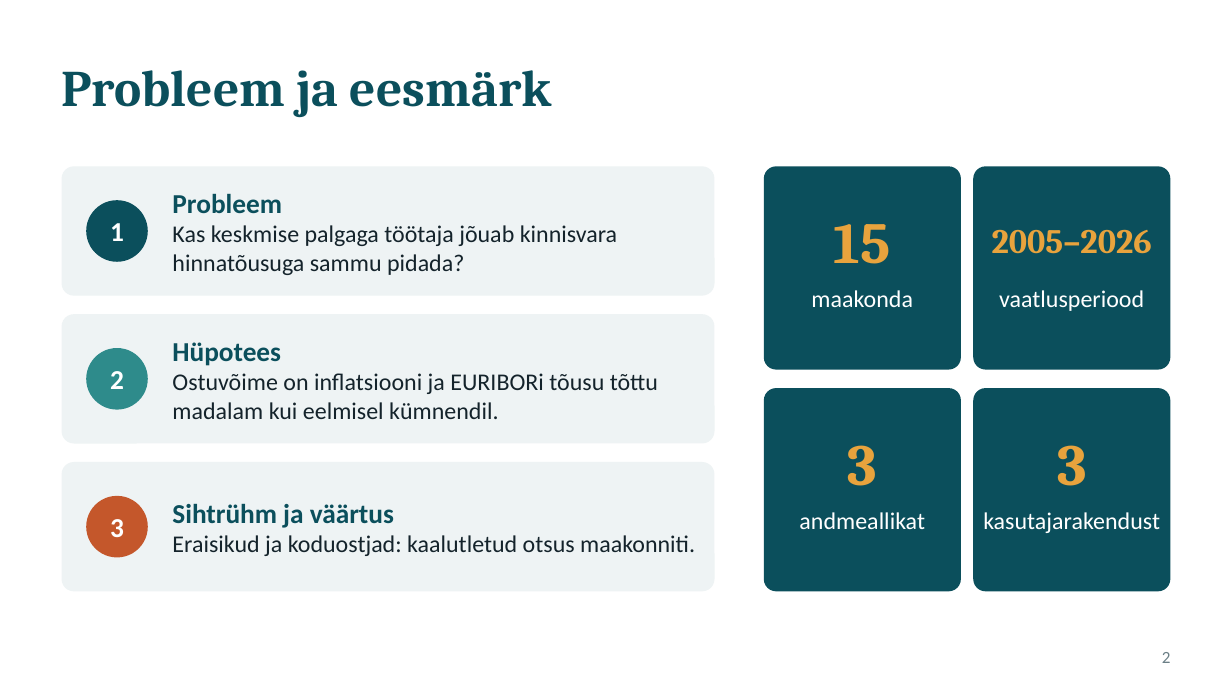
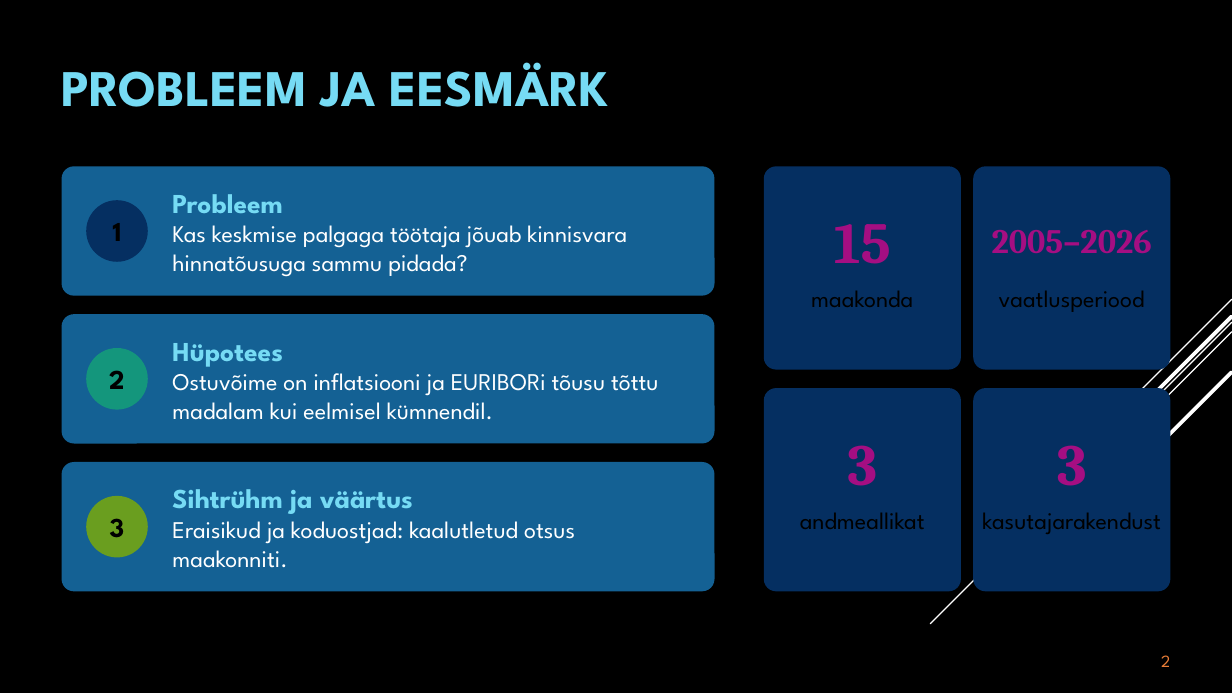
Before and after one commit to kaidisoiela/Grupitoo_kinnisvara, a slide deck: slide 2 of Eesti_kinnisvaraturu_ja_ostujõu_analüüs_esitlus.pptx. Drawn at 1232x693 pixels with LibreOffice and Linux fonts; fonts in the diff are those of the drawing. Boxes give left, top, right and bottom in pixels: in the first picture for what was removed or moved away, otherwise in the second. Text is boxed around its words. In the diff, an @@ line names an element or a change of style, - is before the commit and + after.

```diff
--- a/Eesti_kinnisvaraturu_ja_ostujõu_analüüs_esitlus.pptx
+++ b/Eesti_kinnisvaraturu_ja_ostujõu_analüüs_esitlus.pptx
@@ background #FFFFFF to #000000 @@
@@ title at [62,62,610,107]: text changed; font Cambria to League Spartan; text colour #0B4F5C to #76DBF4 @@
-Probleem ja eesmärk
+PROBLEEM JA EESMÄRK
@@ text "Probleem" at [172,194,627,277]: font Calibri to League Spartan; text colour #0B4F5C to #76DBF4 in "Probleem"; text colour #14232B to #FFFFFF in "Kas keskmise palgaga töötaja jõuab kinnisvara hinnatõusuga ..." @@
@@ text "Hüpotees" at [172,343,658,420]: font Calibri to League Spartan; text colour #0B4F5C to #76DBF4 in "Hüpotees"; text colour #14232B to #FFFFFF in "Ostuvõime on inflatsiooni ja EURIBORi tõusu tõttu ..." @@
@@ ellipse at [86,349,148,410]: fill #2E8B8B to #14967C @@
@@ fill #0B4F5C to #052F61 in 5 elements at [86,200,148,261], [764,166,961,370], [973,166,1170,370], [764,388,961,591], [973,388,1170,591] @@
@@ group added at [930,299,1232,623]: 5 lines @@
@@ text colour #E8A33D to #A50E82 in 4 elements at [834,224,891,264], [992,230,1152,253], [848,445,878,486], [1057,445,1087,486] @@
@@ fill #EEF3F4 to #146194 in 3 elements at [62,166,715,296], [62,314,715,444], [62,462,715,591] @@
@@ text "Sihtrühm ja väärtus" at [172,489,575,568]: font Calibri to League Spartan; text colour #0B4F5C to #76DBF4 in "Sihtrühm ja väärtus"; text colour #14232B to #FFFFFF in "Eraisikud ja koduostjad: kaalutletud otsus maakonniti." @@
@@ ellipse at [86,496,148,558]: fill #C4572B to #6A9E1F @@
@@ font Calibri to League Spartan, text colour #FFFFFF to #000000 in 7 elements at [113,223,122,241], [109,370,125,389], [110,518,125,538], [811,290,913,307], [999,290,1145,312], [800,512,925,529], [982,512,1160,534] @@
@@ page number at [1161,655,1170,667]: font Calibri to League Spartan, text colour #6B7F86 to #E87D37; vertical alignment top to bottom @@
```
Also in this commit, not shown: 6 other slides changed, 1 slide added, 2 slides removed.
